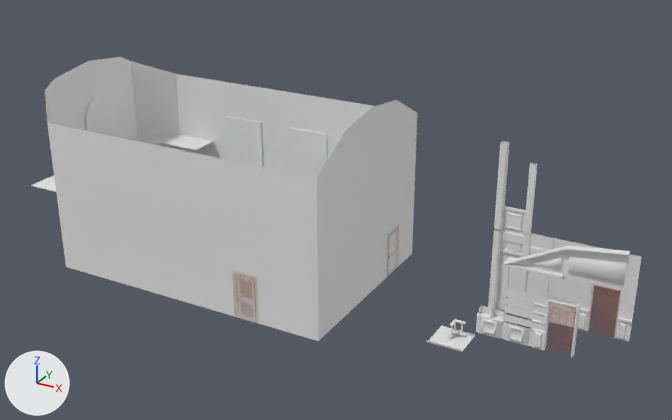
The FBX model Unity/Candle_Light/Assets/Models/AssetsBiblioteca.fbx as it was, and as the next commit left it.
The view is the same before and after, from a camera (50 mm lens) standing at (11.4, -40.8, 26.3) and looking at (-12.3, 2.2, 4.7). Arrows for +X, +Y and +Z are at lower left; the lights stay in place. The picture after the commit comes second. Where no turn or scale is listed for an object, it has been applied to the vertices.

In view in the first picture: 'Cantoneira', 'CantoneiraPequena', 'ColunasHallCantoSegundoAndar', 'ColunasHallCantoTerreo', 'ColunasHallSegundoAndar', 'ColunasHallTerreo', 'Cube', 'CumeeiraPainelSuperior', 'DetalheParede', 'DetalheParedeSozinho', 'FundoParedeHall', 'FundoParedeHall.001', 'FundoParedeHallSozinha', 'PainelSegundoAndar', 'PainelSuperior', 'PainelTerreo.001', 'TetoMez' and 20 more.
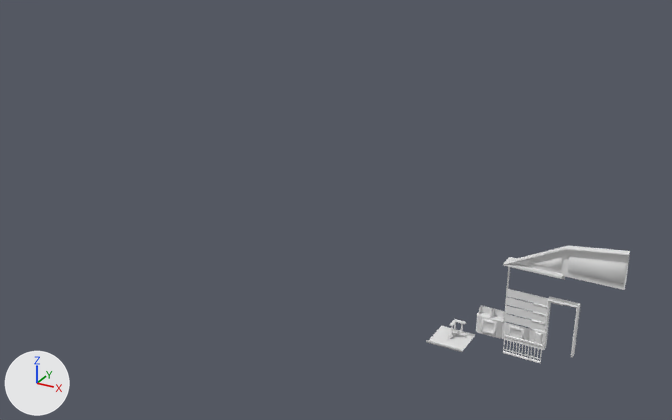
Edits to the scene script, one JSON object a line:
```json
{"op": "add", "block": "me_grademadeira", "code": ["me_grademadeira = bpy.data.meshes.new('GradeMadeira')", "me_grademadeira.from_pydata(...)  # 306 vertices, 178 faces; spans x -1.0..1.0, y -0.05..0.05, z 0.0..1.09", "me_grademadeira.materials.append(mat_matbiblioteca)  # white #e7e7e7"]}
{"op": "remove", "block": "ob_fundoparedehallsozinha", "code": ["ob_fundoparedehallsozinha = bpy.data.objects.new('FundoParedeHallSozinha', me_plane_068)", "ob_fundoparedehallsozinha.location = (-1.5, 4.0, 0.0)"]}
{"op": "remove", "block": "ob_colunashallsegundoandar", "code": ["ob_colunashallsegundoandar = bpy.data.objects.new('ColunasHallSegundoAndar', me_plane_060)", "ob_colunashallsegundoandar.location = (-1.51, 4.0, 5.0)"]}
{"op": "remove", "block": "ob_painelsegundoandar", "code": ["ob_painelsegundoandar = bpy.data.objects.new('PainelSegundoAndar', me_plane_015)", "ob_painelsegundoandar.location = (-1.5, 4.0, 5.0)"]}
{"op": "remove", "block": "ob_detalheparedesozinho", "code": ["ob_detalheparedesozinho = bpy.data.objects.new('DetalheParedeSozinho', me_plane_067)", "ob_detalheparedesozinho.location = (-1.69, 3.92, 4.02)"]}
{"op": "remove", "block": "ob_colunashallcantosegundoandar", "code": ["ob_colunashallcantosegundoandar = bpy.data.objects.new('ColunasHallCantoSegundoAndar', me_plane_063)", "ob_colunashallcantosegundoandar.location = (-3.11, 3.83, 5.0)"]}
{"op": "remove", "block": "ob_detalheparede", "code": ["ob_detalheparede = bpy.data.objects.new('DetalheParede', me_plane_061)", "ob_detalheparede.location = (1.31, 3.92, 4.02)"]}
{"op": "remove", "block": "ob_cantoneirapequena", "code": ["ob_cantoneirapequena = bpy.data.objects.new('CantoneiraPequena', me_plane_069)", "ob_cantoneirapequena.location = (-1.5, 4.0, 3.6)"]}
{"op": "remove", "block": "ob_cube", "code": ["ob_cube = bpy.data.objects.new('Cube', me_cube)", "ob_cube.location = (0.0, 0.0, 0.0)"]}
{"op": "remove", "block": "ob_painelterreo_001", "code": ["ob_painelterreo_001 = bpy.data.objects.new('PainelTerreo.001', me_plane_020)", "ob_painelterreo_001.location = (3.0, 4.0, 0.0)"]}
{"op": "remove", "block": "ob_fundoparedehall", "code": ["ob_fundoparedehall = bpy.data.objects.new('FundoParedeHall', me_plane_032)", "ob_fundoparedehall.location = (0.0, 4.0, 0.0)"]}
{"op": "remove", "block": "ob_fundoparedehall_001", "code": ["ob_fundoparedehall_001 = bpy.data.objects.new('FundoParedeHall.001', me_plane_010)", "ob_fundoparedehall_001.location = (3.0, 4.0, 0.0)"]}
{"op": "remove", "block": "ob_colunashallcantoterreo", "code": ["ob_colunashallcantoterreo = bpy.data.objects.new('ColunasHallCantoTerreo', me_plane_062)", "ob_colunashallcantoterreo.location = (-3.11, 3.83, 0.0)"]}
{"op": "remove", "block": "ob_colunashallterreo", "code": ["ob_colunashallterreo = bpy.data.objects.new('ColunasHallTerreo', me_plane_022)", "ob_colunashallterreo.location = (-1.5, 4.0, 0.0)"]}
{"op": "remove", "block": "ob_cantoneira", "code": ["ob_cantoneira = bpy.data.objects.new('Cantoneira', me_plane_046)", "ob_cantoneira.location = (-1.51, 4.0, 4.56)"]}
{"op": "add", "block": "ob_grademadeira", "code": ["ob_grademadeira = bpy.data.objects.new('GradeMadeira', me_grademadeira)", "ob_grademadeira.location = (0.0, -0.32, 0.0)"]}
```

Location of each change, [x1, y1, x2, y2] in pixels of the pictures (672 x 420 px):
```json
{"object": "Cube", "change": "deleted", "before": [31, 57, 417, 341]}
{"object": "FundoParedeHall", "change": "deleted", "before": [524, 233, 583, 327]}
{"object": "FundoParedeHall.001", "change": "deleted", "before": [573, 244, 642, 341]}
{"object": "FundoParedeHallSozinha", "change": "deleted", "before": [496, 227, 527, 310]}
{"object": "ColunasHallCantoSegundoAndar", "change": "deleted", "before": [494, 141, 510, 230]}
{"object": "ColunasHallCantoTerreo", "change": "deleted", "before": [488, 229, 503, 309]}
{"object": "PainelTerreo.001", "change": "deleted", "before": [575, 308, 632, 341]}
{"object": "ColunasHallSegundoAndar", "change": "deleted", "before": [524, 163, 537, 234]}
{"object": "GradeMadeira", "change": "added", "after": [503, 335, 543, 363]}
{"object": "PainelSegundoAndar", "change": "deleted", "before": [503, 206, 529, 232]}
{"object": "ColunasHallTerreo", "change": "deleted", "before": [517, 235, 531, 310]}
{"object": "Cantoneira", "change": "deleted", "before": [501, 231, 527, 245]}
{"object": "DetalheParedeSozinho", "change": "deleted", "before": [501, 240, 523, 253]}
{"object": "DetalheParede", "change": "deleted", "before": [529, 246, 548, 255]}
{"object": "CantoneiraPequena", "change": "deleted", "before": [500, 249, 525, 257]}
```
